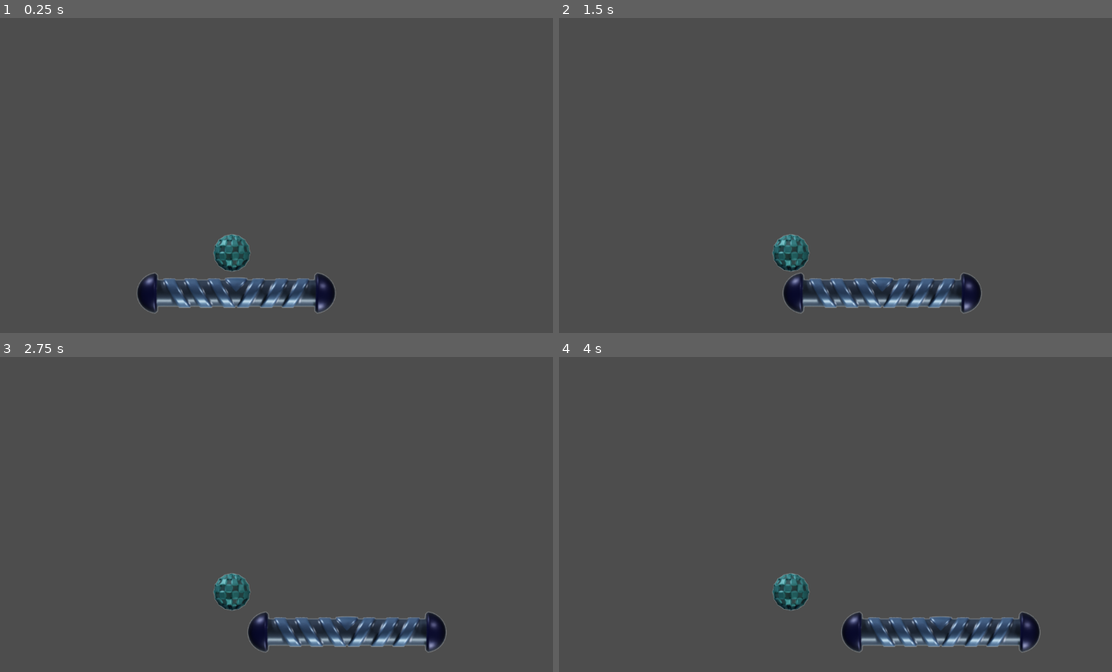
Above: before the commit, frames 1-4 (two rows, left to right).
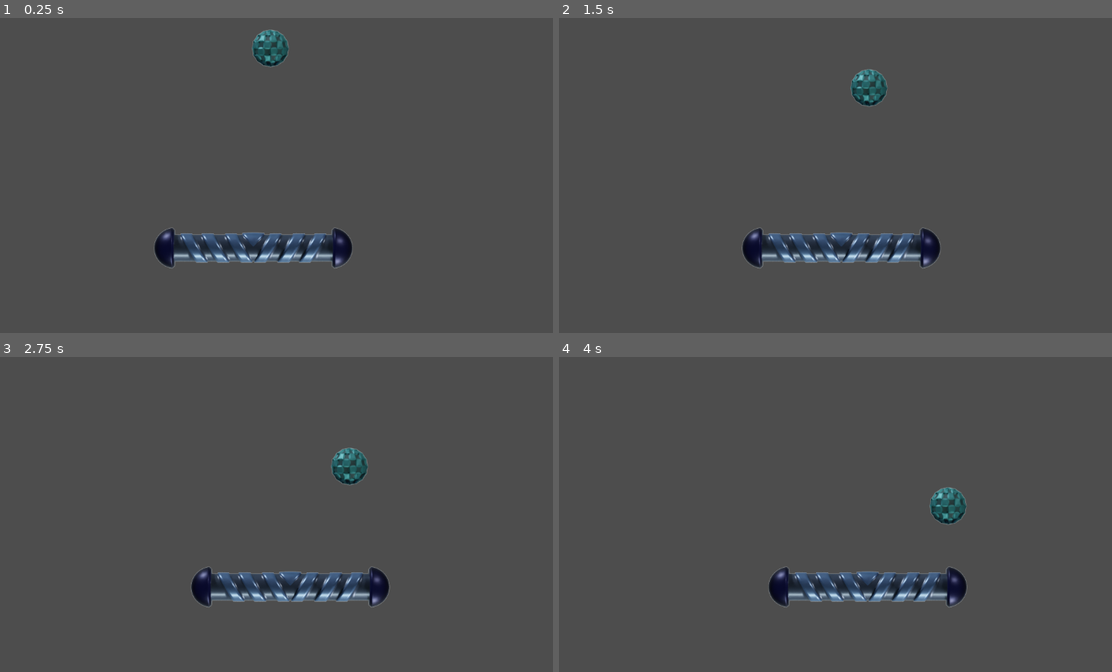
Above: after the commit, the same moments.

Repository: rkumayan/breakout
Game: Godot game, scene res://main.tscn
Two runs of this game, one before a commit and one after it. Both use one fixed random seed, a clock stepped at 60 frames per second and the inputs below.
Inputs:
- Up to frame 1 (0.25 s): no input
- Up to frame 2 (1.5 s): hold Right (ui_right) 0.53-1.28 s; hold Left (ui_left) from 1.28 s (still down)
- Up to frame 3 (2.75 s): release Left (ui_left) at 2.03 s; hold Right (ui_right) from 2.03 s (still down)
- Up to frame 4 (4 s): release Right (ui_right) at 3.53 s; hold Left (ui_left) from 3.53 s (still down)

The runs differ from the first frame. In frame 1, 7.0% of the frame differs, in the area x 24-64%, y 3-94%; in frame 2, 7.0%; in frame 3, 7.0%, in the area x 34-81%, y 28-94%; in frame 4, 7.0%.

Commit message:
added player and ball movement

Diff:
--- a/ball.gd
+++ b/ball.gd
@@ -1,11 +1,13 @@
-extends RigidBody2D
+extends Area2D
+
+var add_x = 1
+var add_y = 1
+func _physics_process(delta):
+	position += Vector2(add_x,add_y)
+	pass
 
 
-# Called when the node enters the scene tree for the first time.
-func _ready():
-	pass # Replace with function body.
-
-
-# Called every frame. 'delta' is the elapsed time since the previous frame.
-func _process(delta):
+func _on_body_entered(body):
+	add_y = -add_y
+	print('body entered')
 	pass
--- a/main.tscn
+++ b/main.tscn
@@ -6,16 +6,16 @@
 [ext_resource type="Texture2D" uid="uid://cm2h4wfko276a" path="res://assets/ball.png" id="4_6bpfx"]
 
 [sub_resource type="RectangleShape2D" id="RectangleShape2D_ccfd4"]
-size = Vector2(1104, 20)
+size = Vector2(1157, 204)
 
 [sub_resource type="RectangleShape2D" id="RectangleShape2D_kkw7m"]
 size = Vector2(27, 1951.5)
 
 [sub_resource type="RectangleShape2D" id="RectangleShape2D_dky4r"]
-size = Vector2(235, 47)
+size = Vector2(355, 47)
 
 [sub_resource type="CircleShape2D" id="CircleShape2D_ife6b"]
-radius = 20.0
+radius = 34.0147
 
 [node name="Node2D" type="Node2D"]
 
@@ -24,13 +24,13 @@
 [node name="StaticBody2D" type="StaticBody2D" parent="walls"]
 
 [node name="CollisionShape2D" type="CollisionShape2D" parent="walls/StaticBody2D"]
-position = Vector2(544, -10)
+position = Vector2(573, -108)
 shape = SubResource("RectangleShape2D_ccfd4")
 
 [node name="StaticBody2D2" type="StaticBody2D" parent="walls"]
 
 [node name="CollisionShape2D" type="CollisionShape2D" parent="walls/StaticBody2D2"]
-position = Vector2(541, 1930)
+position = Vector2(579, 744)
 shape = SubResource("RectangleShape2D_ccfd4")
 
 [node name="StaticBody2D3" type="StaticBody2D" parent="walls"]
@@ -42,27 +42,30 @@
 [node name="StaticBody2D4" type="StaticBody2D" parent="walls"]
 
 [node name="CollisionShape2D" type="CollisionShape2D" parent="walls/StaticBody2D4"]
-position = Vector2(1094, 968)
+position = Vector2(1165, 970)
 shape = SubResource("RectangleShape2D_kkw7m")
 
 [node name="player" type="CharacterBody2D" parent="."]
 script = ExtResource("1_l850v")
+metadata/_edit_lock_ = true
 
 [node name="Sprite2D" type="Sprite2D" parent="player"]
-position = Vector2(551.5, 559.5)
+position = Vector2(584, 474)
 texture = ExtResource("2_dxpcl")
 
 [node name="CollisionShape2D" type="CollisionShape2D" parent="player"]
-position = Vector2(552, 559)
+position = Vector2(580.5, 475)
 shape = SubResource("RectangleShape2D_dky4r")
 
-[node name="ball" type="CharacterBody2D" parent="."]
+[node name="ball" type="Area2D" parent="."]
 script = ExtResource("3_bc0n6")
 
 [node name="Sprite2D" type="Sprite2D" parent="ball"]
-position = Vector2(543, 483)
+position = Vector2(601, 80)
 texture = ExtResource("4_6bpfx")
 
 [node name="CollisionShape2D" type="CollisionShape2D" parent="ball"]
-position = Vector2(543, 483)
+position = Vector2(601, 81)
 shape = SubResource("CircleShape2D_ife6b")
+
+[connection signal="body_entered" from="ball" to="ball" method="_on_body_entered"]
--- a/player.gd
+++ b/player.gd
@@ -1,15 +1,9 @@
 extends CharacterBody2D
 
-const SPEED = 300.0
+func _physics_process(delta):
 
-
-func _physics_process(delta):
-	# Get the input direction and handle the movement/deceleration.
-	# As good practice, you should replace UI actions with custom gameplay actions.
 	var direction = Input.get_axis("ui_left", "ui_right")
-	if direction:
-		velocity.x = direction * SPEED
-	else:
-		velocity.x = move_toward(velocity.x, 0, SPEED)
-
-	move_and_slide()
+	if( Input.is_action_pressed("ui_left")):
+		position.x -= 100 * delta
+	elif( Input.is_action_pressed("ui_right")):
+		position.x += 100 * delta
